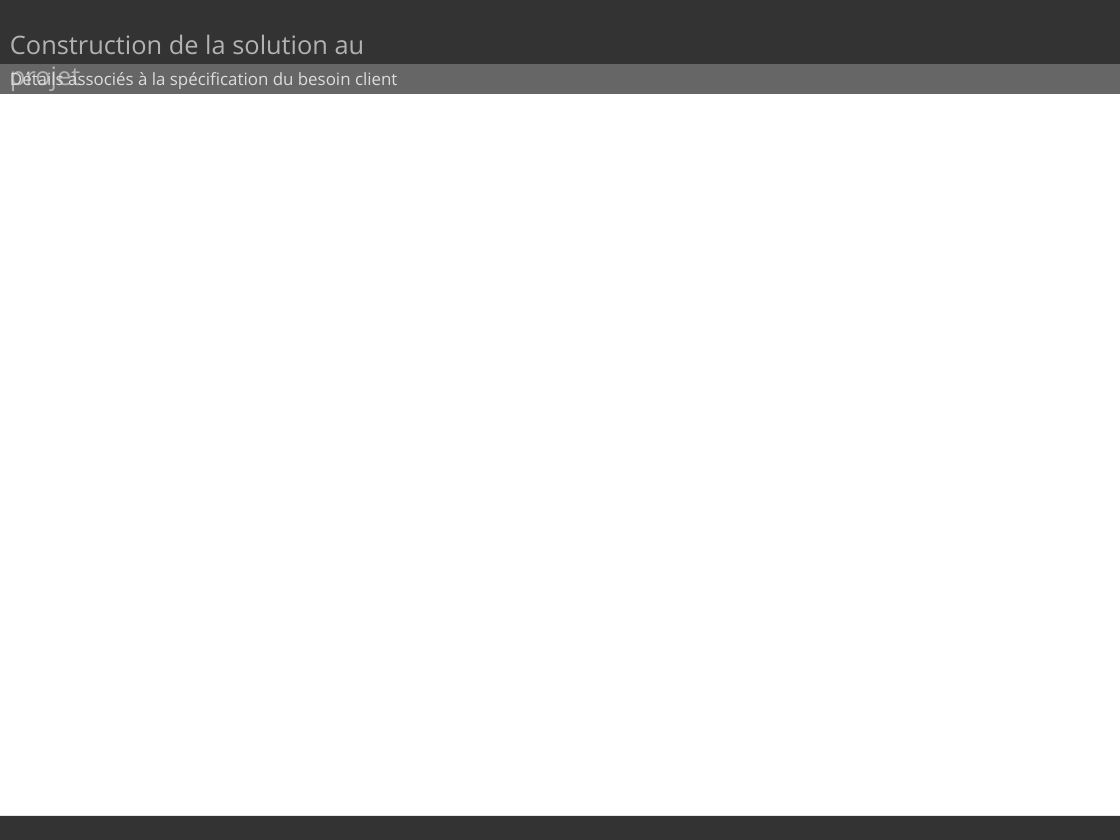
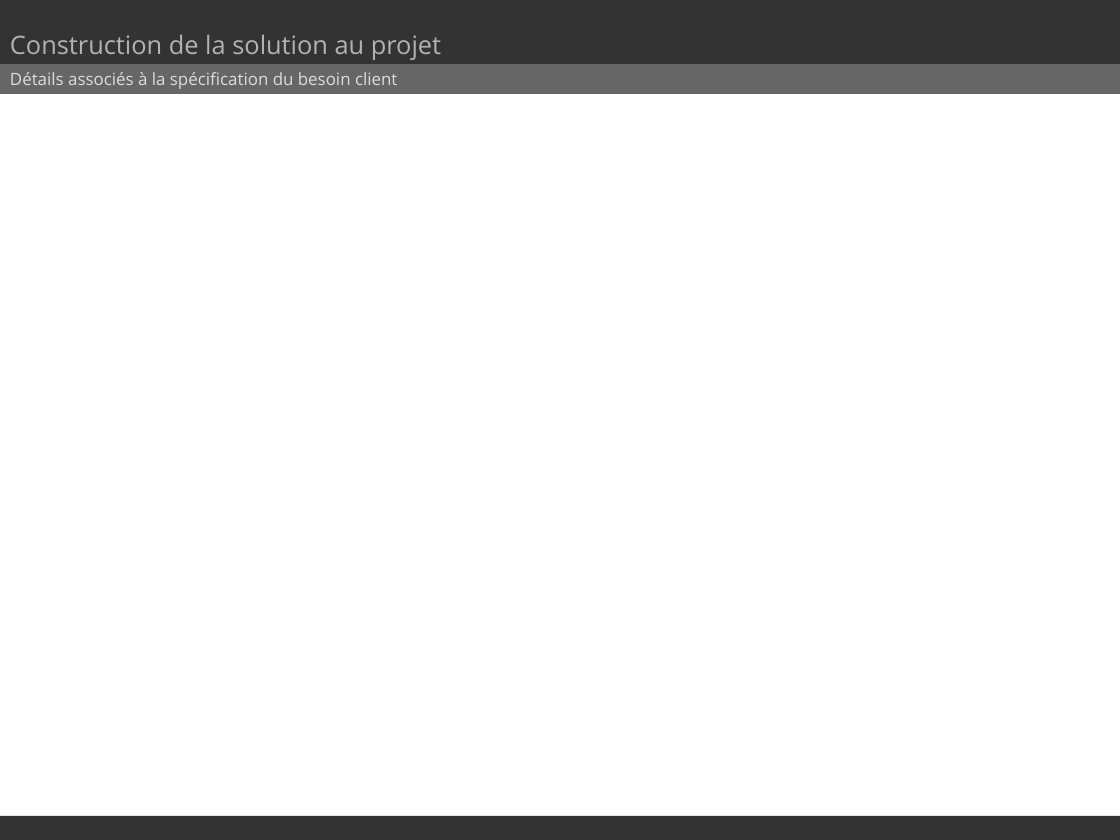
Before and after one commit to SmartLoggerManagement/SmartLogger, a slide deck: slide 5 of presentation.odp. Drawn at 1120x840 pixels with LibreOffice and Linux fonts; fonts in the diff are those of the drawing. Boxes give left, top, right and bottom in pixels: in the first picture for what was removed or moved away, otherwise in the second. Text is boxed around its words. In the diff, an @@ line names an element or a change of style, - is before the commit and + after.

```diff
--- a/presentation.odp
+++ b/presentation.odp
@@ text "Construction de la solution au ..." rewrapped from <box>10,35,365,91</box> to <box>10,35,441,60</box> @@
```
Also in this commit, not shown: 3 other slides changed, 1 slide added, 2 other files.
